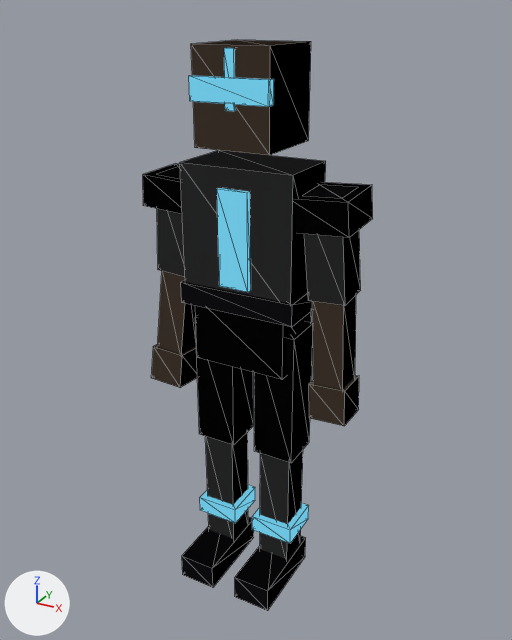
Two versions of the glTF model public/models/avatars/runner.glb, one commit apart.
One viewpoint serves both versions: a 50 mm lens placed at (1.022, -1.842, 1.895), pointed at (0.008, 0.002, 0.973). The axes (+X, +Y, +Z) are drawn at lower left. The lights are the same throughout. The older version comes first. Mesh edges are drawn as thin lines. Where no turn or scale is listed for an object, it has been applied to the vertices. Vertices at exactly the same position are counted once.

Before the edit, the objects in view are built like this:
```python
ob_forearm_l = bpy.data.objects.new('forearm_l', me_forearm)
ob_forearm_l.parent = ob_arm_l
ob_forearm_l.location = (0.0, 0.0, -0.32)
ob_forearm_l.rotation_euler = (-0.116, 0.0, 0.0)  # degrees (-6.6, 0, 0)
ob_forearm_r = bpy.data.objects.new('forearm_r', me_forearm)
ob_forearm_r.parent = ob_arm_r
ob_forearm_r.location = (0.0, 0.0, -0.32)
ob_forearm_r.rotation_euler = (-0.0929, 0.0, 0.0)  # degrees (-5.3, 0, 0)
ob_head = bpy.data.objects.new('head', me_head)
ob_head.location = (0.0, -0.002, 1.522)
ob_runner_stripe_l = bpy.data.objects.new('runner_stripe_l', me_runner_stripe_l)
ob_runner_stripe_l.location = (-0.11, 0.0, 0.522)
ob_torso = bpy.data.objects.new('torso', me_torso)
ob_torso.parent = ob_hips
ob_torso.location = (0.0, 0.0, 0.0)
ob_torso.rotation_euler = (0.00391, 0.0, 0.00131)  # degrees (0.2, 0, 0.1)
# also in view: 'leg_r' at (0.11, 0.0, 0.747); 'arm_l' at (-0.253, -0.002, 1.263); 'shin_r' at (0.11, -0.07, 0.264); 'shin_l' at (-0.11, -0.07, 0.264); 'arm_r' at (0.253, 0.001, 1.264)
```
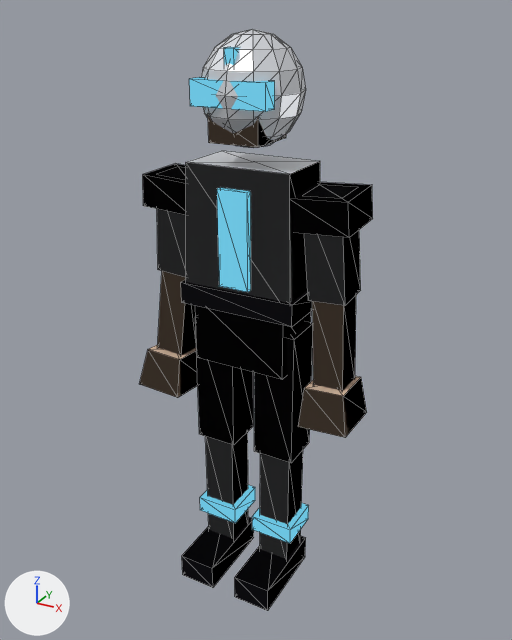
Boxes [x1, y1, x2, y2] around the edits, measured in the pictures (512 x 640 px; the box of a moved part takes in the faces that stretch with it):
'torso', reshaped
    before: [180, 150, 326, 380]
    after: [181, 151, 320, 380]
'head', reshaped
    before: [189, 40, 311, 155]
    after: [189, 29, 306, 148]
'forearm_r', reshaped (37% wider, 9% taller)
    before: [309, 296, 359, 426]
    after: [298, 296, 367, 438]
'forearm_l', reshaped (26% wider, 8% taller)
    before: [151, 271, 197, 388]
    after: [140, 271, 198, 398]
part 1 of me_torso, moved or reshaped
    before: [180, 150, 326, 303]
    after: [186, 151, 320, 303]
part 2 of me_head, moved or reshaped
    before: [189, 75, 274, 107]
    after: [189, 77, 275, 112]
part 3 of me_head, moved or reshaped
    before: [191, 40, 311, 155]
    after: [208, 115, 286, 148]
part 4 of me_head, added
    after: [202, 29, 306, 148]
part 5 of me_forearm, rebuilt
    before: [151, 345, 359, 426]
    after: [140, 345, 367, 438]

The change, as a list of edits to the scene's bpy script:
```text
Change me_torso:
    used by ob_torso; parent = ob_hips; location = (0.0, 0.0, 0.0); rotation_euler = (0.00391, 0.0, 0.00131), in degrees (0.2, 0, 0.1)
    remove me_torso.from_pydata(...)  # 32 vertices, 48 faces; spans x -0.195..0.195, y -0.125..0.12, z -0.13..0.51
    add me_torso.from_pydata(...)  # 34 vertices, 52 faces; spans x -0.195..0.195, y -0.125..0.12, z -0.13..0.51
    me_torso part 1
    2 vertices are removed from x -0.185..0.185, y -0.11..0.11, z 0.51
    10 faces are deleted
    2 vertices move from x -0.185..0.185, y -0.11..0.11, z 0.51 to x -0.17..0.17, y -0.101..0.101, z 0.51
    4 vertices are added at (0.17, 0.101, 0.51), (-0.17, -0.101, 0.51), (0.0, 0.0, 0.51), (0.0, 0.0, 0.09)
    14 new faces join them, mat_armorprimary (white #eaecf1)
Change me_head:
    used by ob_head; location = (0.0, -0.002, 1.522)
    remove me_head.from_pydata(...)  # 16 vertices, 24 faces; spans x -0.121..0.124, y -0.142..0.127, z 0.01..0.288
    add me_head.from_pydata(...)  # 113 vertices, 192 faces; spans x -0.149..0.149, y -0.156..0.154, z 0.0..0.321
    me_head part 2: the loose piece of 8 vertices spanning x -0.121..0.124, y -0.142..-0.11, z 0.138..0.206 is scaled about its middle by (0.961, 1.66, 1.07), then moved by (0.0, 0.005, -0.01)
    me_head part 3: the loose piece of 8 vertices spanning x -0.121..0.121, y -0.129..0.127, z 0.01..0.288 is scaled about its middle by (0.66, 0.686, 0.296), then moved by (0.0, -0.029, -0.082)
    me_head part 4: a new loose piece of 97 vertices spanning x -0.149..0.149, y -0.156..0.154, z 0.0..0.321, in mat_armorprimary (white #eaecf1)
    add me_head.materials.append(mat_armorprimary)  # white #eaecf1
Change me_forearm:
    used by ob_forearm_l; parent = ob_arm_l; location = (0.0, 0.0, -0.32); rotation_euler = (-0.116, 0.0, 0.0), in degrees (-6.6, 0, 0)
    remove me_forearm.from_pydata(...)  # 16 vertices, 24 faces; spans x -0.06..0.06, y -0.06..0.06, z -0.4..0.0
    add me_forearm.from_pydata(...)  # 18 vertices, 28 faces; spans x -0.08..0.08, y -0.101..0.081, z -0.415..0.0
    me_forearm part 5: the loose piece of 8 vertices spanning x -0.06..0.06, y -0.06..0.06, z -0.4..-0.28 is rebuilt with 10 vertices and now spans x -0.08..0.08, y -0.101..0.081, z -0.415..-0.285
```
